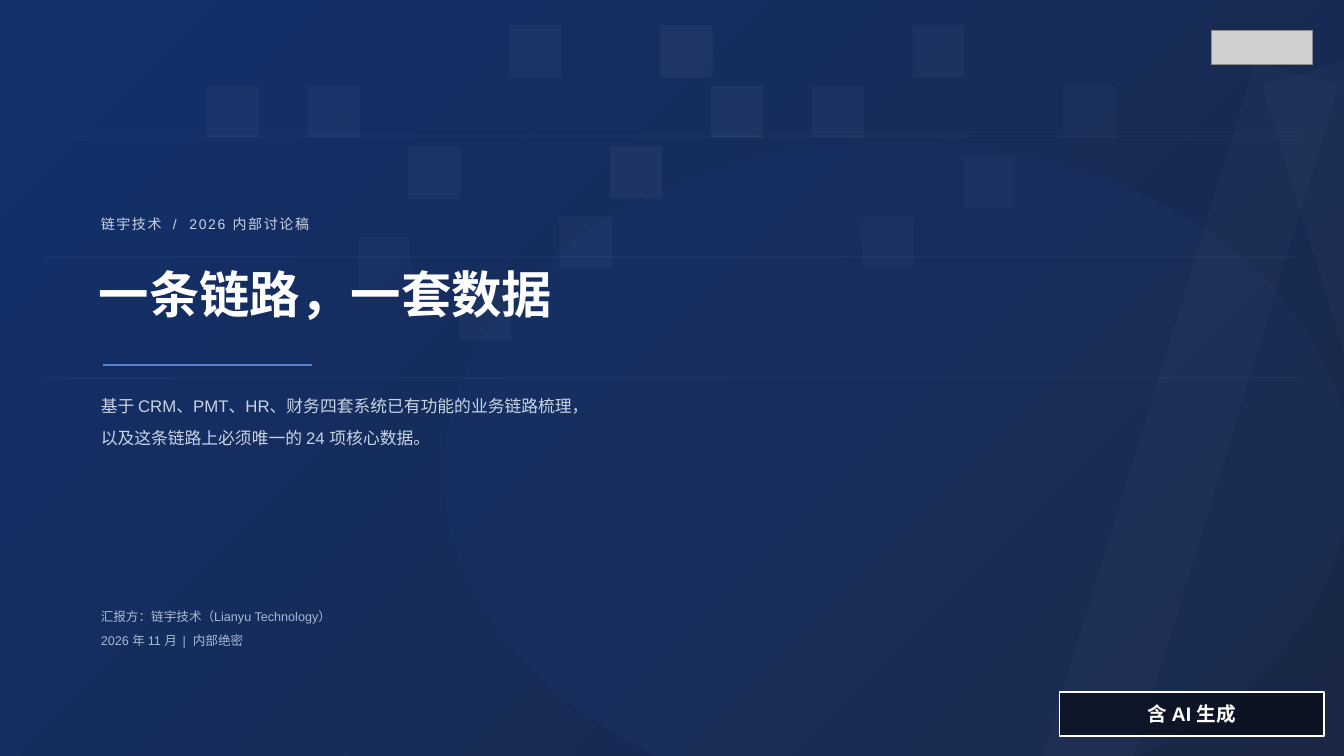
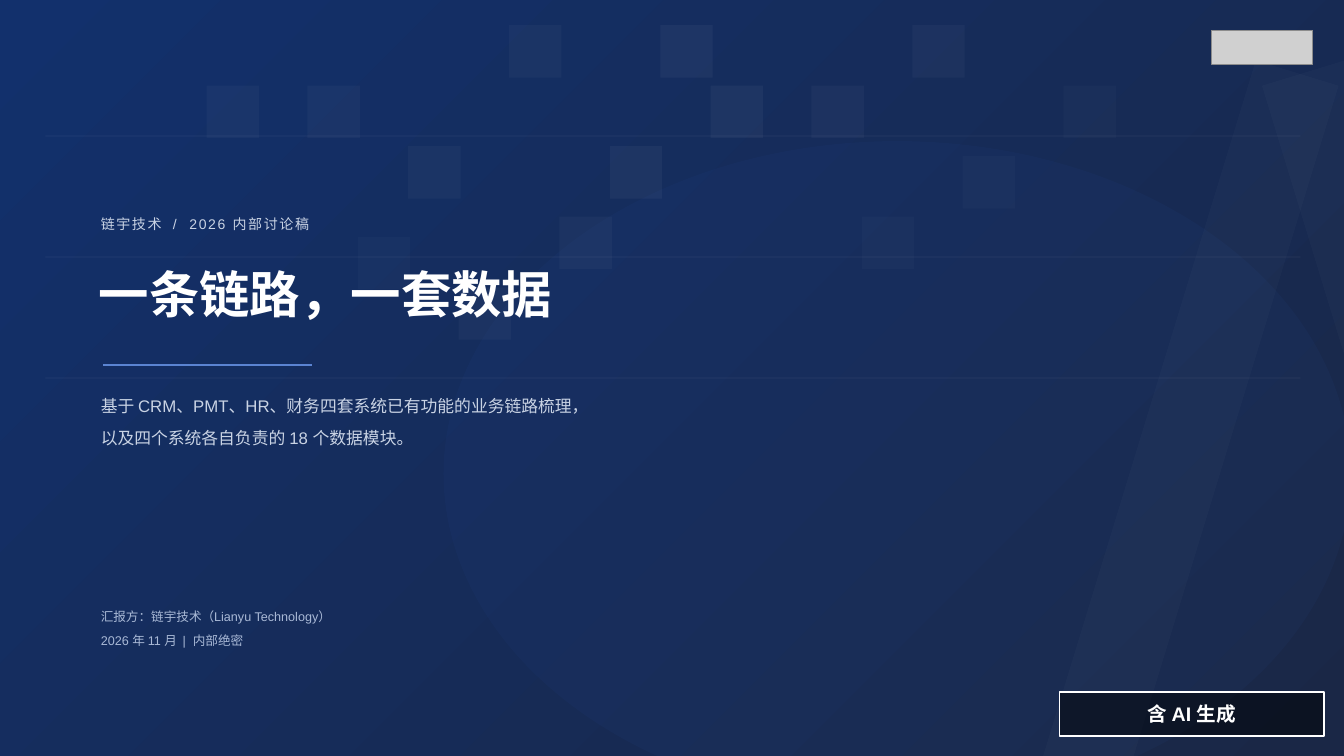
Before and after one commit to 7XDDD/CEOagent, a slide deck: slide 1 of 链宇技术-业务链路与核心数据-大纲版.pptx. Drawn at 1344x756 pixels with LibreOffice and Linux fonts; fonts in the diff are those of the drawing; grey boxes stand for pictures. Boxes give left, top, right and bottom in pixels: in the first picture for what was removed or moved away, otherwise in the second. Text is boxed around its words. In the diff, an @@ line names an element or a change of style, - is before the commit and + after.

```diff
--- a/链宇技术-业务链路与核心数据-大纲版.pptx
+++ b/链宇技术-业务链路与核心数据-大纲版.pptx
@@ text at bbox=[101, 430, 414, 446]: text changed @@
-以及这条链路上必须唯一的 24 项核心数据。
+以及四个系统各自负责的 18 个数据模块。
```
Also in this commit, not shown: 3 other slides changed, 1 slide added, 1 slide removed, 3 other files.
